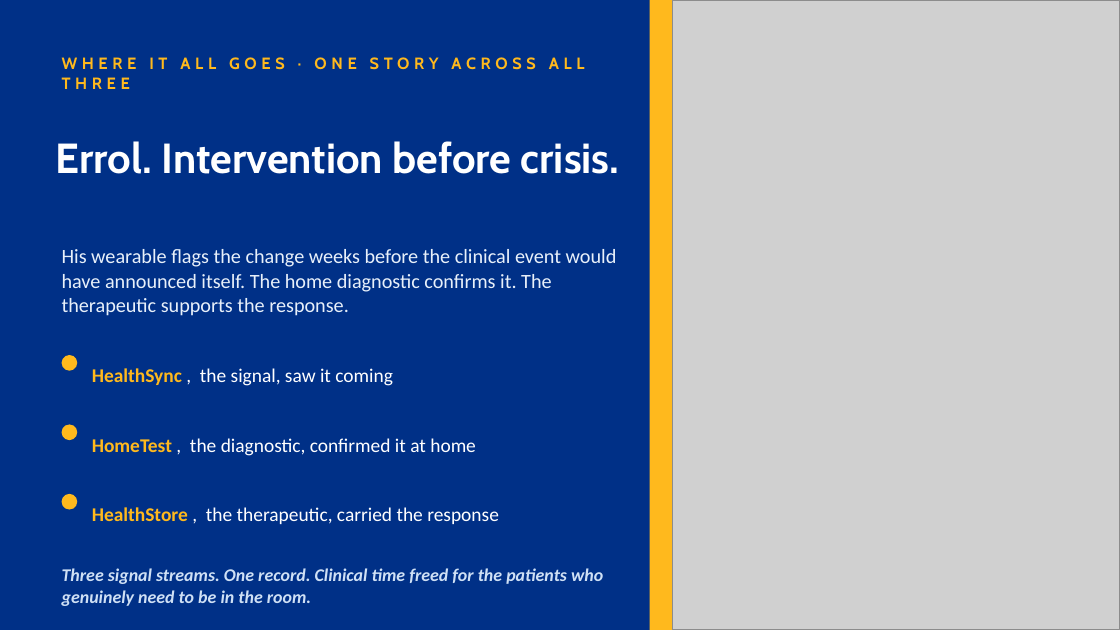
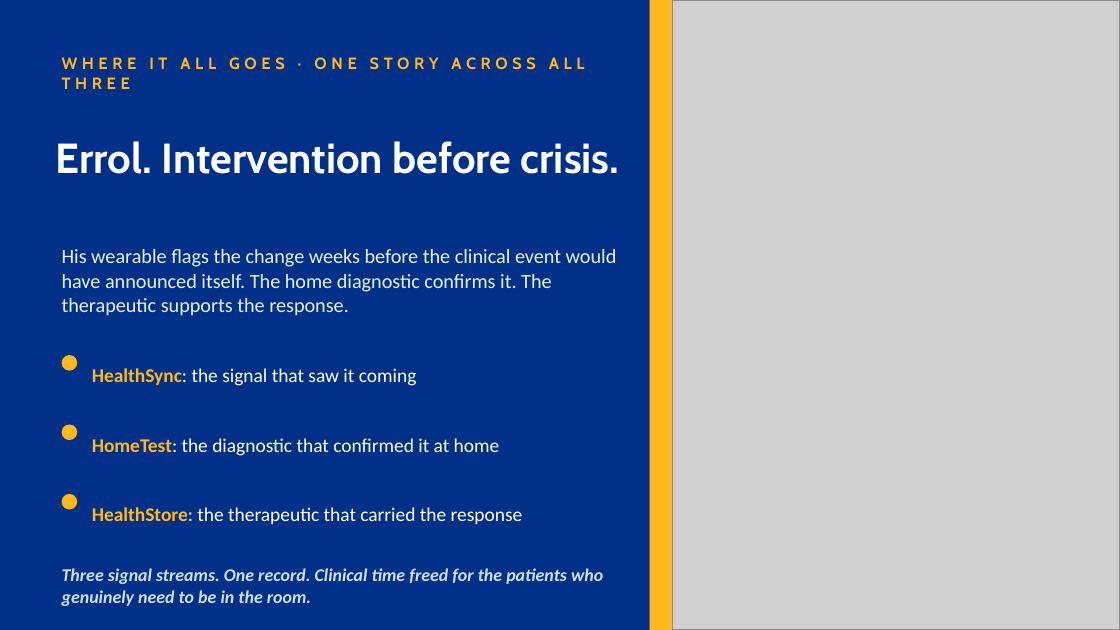
Before and after one commit to ScottEason1967/dtx-ecosystem, a slide deck: slide 12 of hearts-and-minds/hm-deck-01-commissioner-sarah-v3.pptx. Drawn at 1120x630 pixels with LibreOffice and Linux fonts; fonts in the diff are those of the drawing; grey boxes stand for pictures. Boxes give left, top, right and bottom in pixels: in the first picture for what was removed or moved away, otherwise in the second. Text is boxed around its words. In the diff, an @@ line names an element or a change of style, - is before the commit and + after.

Commit message:
Commissioner deck: hero images restored to natural proportions with centred crops on slides 1, 5, 9, 12; label lines given colons after the dash sweep

```diff
--- a/hearts-and-minds/hm-deck-01-commissioner-sarah-v3.pptx
+++ b/hearts-and-minds/hm-deck-01-commissioner-sarah-v3.pptx
@@ text at bbox=[92, 368, 417, 386]: text changed @@
-HealthSync , the signal, saw it coming
+HealthSync: the signal that saw it coming
@@ text at bbox=[92, 438, 500, 456]: text changed @@
-HomeTest , the diagnostic, confirmed it at home
+HomeTest: the diagnostic that confirmed it at home
@@ text at bbox=[92, 507, 523, 524]: text changed @@
-HealthStore , the therapeutic, carried the response
+HealthStore: the therapeutic that carried the response
```
Also in this commit, not shown: 3 other slides changed.
